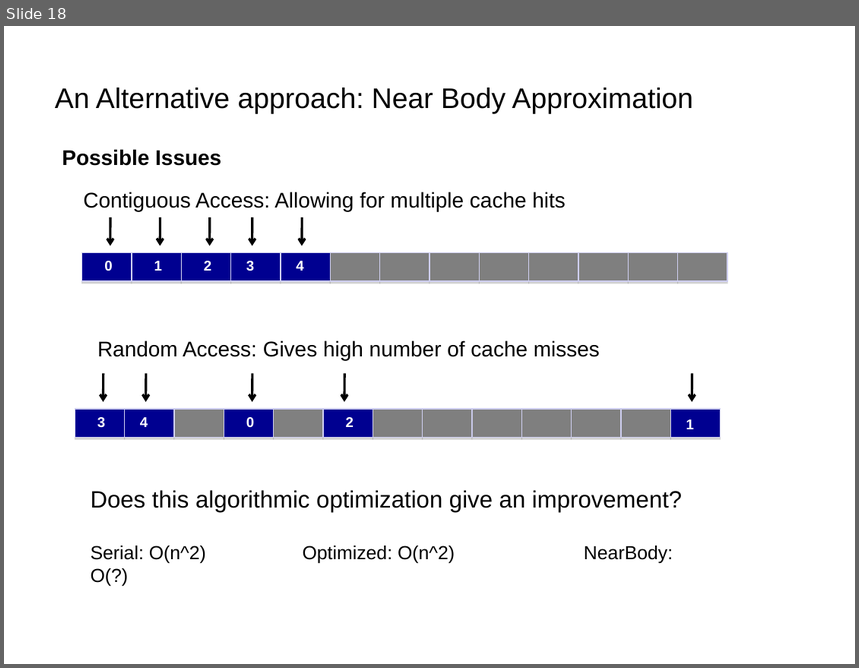
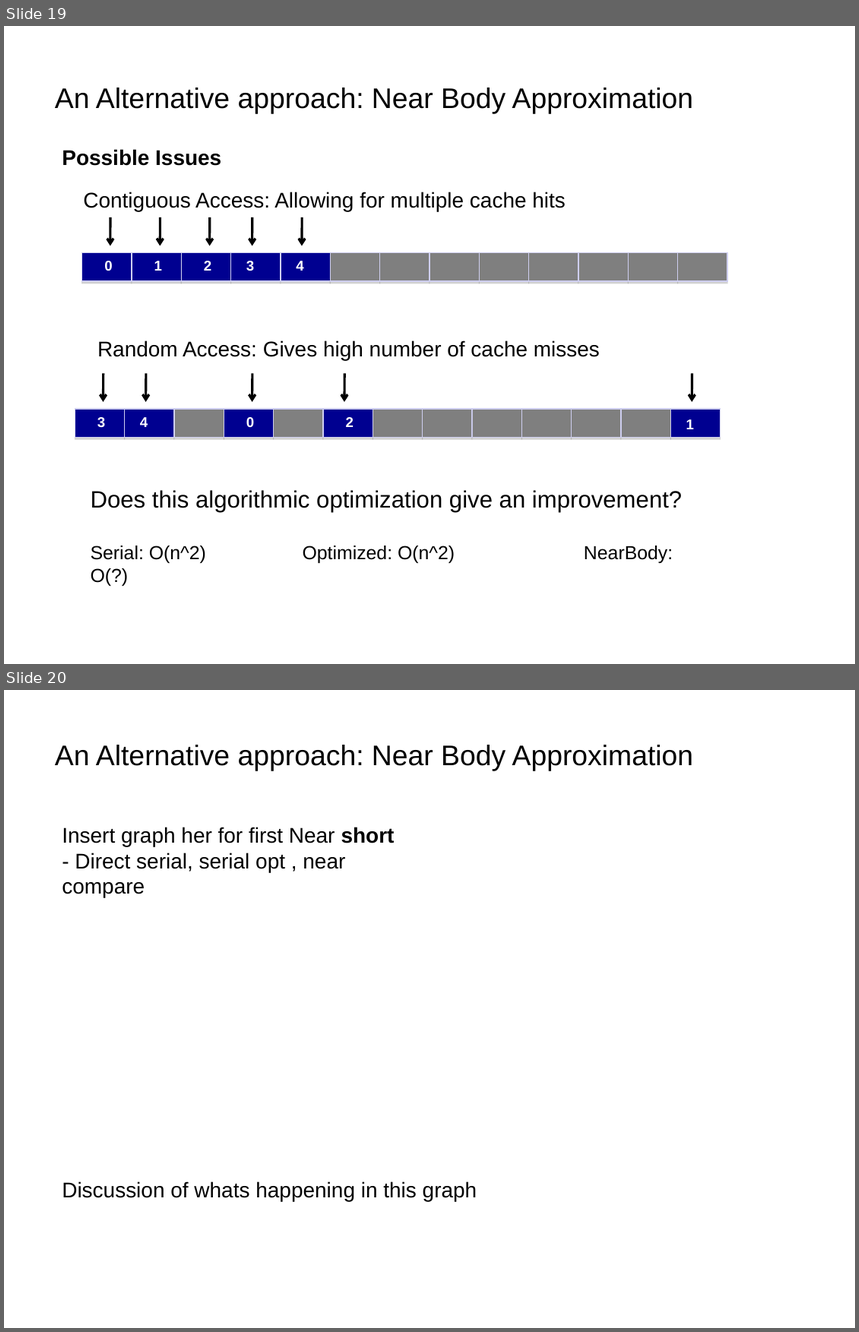
Before and after one commit to ibablewski/project, a slide deck: powerpoint/527Project.ppt. Shown one above the other, each under a label of ours: slide 18 before the commit, slides 19 and 20 after it. The pictures are 859x668 and 859x1332 pixels, drawn with LibreOffice and Linux fonts; fonts in the diff are those of the drawing. Boxes give left, top, right and bottom in pixels: in the first picture for what was removed or moved away, otherwise in the second. Text is boxed around its words. In the diff, an @@ line names an element or a change of style, - is before the commit and + after.

```diff
--- a/powerpoint/527Project.ppt
+++ b/powerpoint/527Project.ppt
@@ slide 20 added at (4,690,855,1328), background #FFFFFF @@
@@ text added at (55,745,694,771), 24 pt, text #000000 @@
+An Alternative approach: Near Body Approximation
@@ text added at (62,827,395,898), 18 pt, text #000000 @@
+Insert graph her for first Near short
+- Direct serial, serial opt , near compare
@@ text added at (62,1182,477,1201), 18 pt, text #000000 @@
+Discussion of whats happening in this graph
@@ what was slide 18 is now slide 19 @@
```
Also in this commit, not shown: 3 slides changed, 8 other slides added, 18 other files.
